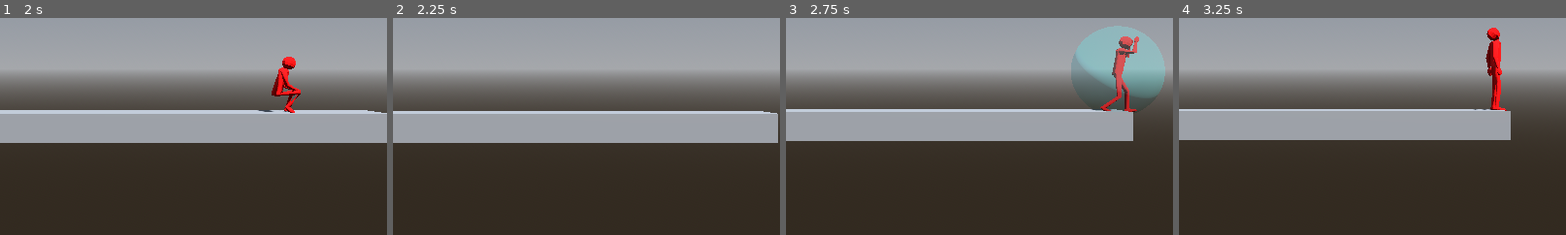
Above: before the commit, frames 1-4 (left to right).
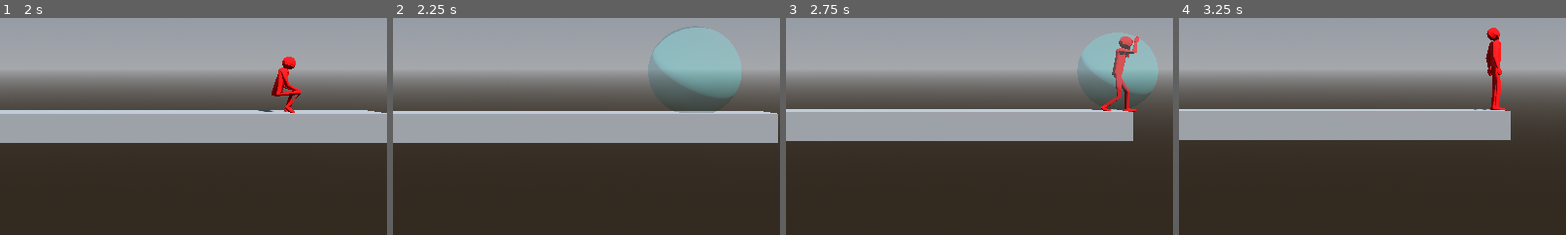
Above: after the commit, the same moments.

Repository: CocoMarck/SuperSmashTux
Game: Godot game, scene res://scenes/main.tscn
Same seed, same stepped clock (60 frames per second), same inputs: the game is played once before the commit and once after it.
Inputs:
- Up to frame 1 (2 s): hold Right (player1_move_right) 0.53-1.28 s; tap K (player1_attack) at 0.6 s; tap / (player1_jump) at 0.77, 1.52 s; hold Down (player1_move_down) from 1.28 s (still down); tap O (player1_grab) at 1.35 s
- Up to frame 2 (2.25 s): release Down (player1_move_down) at 2.03 s; hold Right (player1_move_right) from 2.03 s (still down); hold P (player1_shield) from 2.03 s (still down)
- Up to frame 3 (2.75 s): keep holding Right (player1_move_right); keep holding P (player1_shield)
- Up to frame 4 (3.25 s): release Right (player1_move_right) at 2.78 s; release P (player1_shield) at 2.78 s; hold Up (player1_move_up) from 2.78 s (still down); tap . (player1_walk) at 2.85 s; tap / (player1_jump) at 3.02 s
The pictures show only the part of the screen within x 39-89%, y 38-88%; the shares and areas given below are measured in that part.

Frame 1 is identical in both runs. In frame 2, 2.2% of the frame differs, in the area x 65-90%, y 3-44%; in frame 3, 0.6%; in frame 4, nothing differs.

Commit message:
Stun move for person.

Diff:
--- a/scripts/fighter.gd
+++ b/scripts/fighter.gd
@@ -54,7 +54,7 @@
 			"override_vertical_move": false,
 			"inmortal": false,
 
-			"hitbox_damage": 5,
+			"hitbox_damage": 10,
 			"hitbox_size": Vector3(0.5,0.5,0.5),
 			"hitbox_position": Vector3(0.8,0,0),
 			"direction": Vector3(1,0.5,0),
@@ -74,7 +74,7 @@
 			"override_vertical_move": false,
 			"inmortal": false,
 
-			"hitbox_damage": 5,
+			"hitbox_damage": 8,
 			"hitbox_size": Vector3(0.5,0.5,0.5),
 			"hitbox_position": Vector3(1.0,-1.0,0),
 			"direction": Vector3(0.25,0.75,0),
@@ -94,7 +94,7 @@
 			"override_vertical_move": false,
 			"inmortal": false,
 
-			"hitbox_damage": 5,
+			"hitbox_damage": 7,
 			"hitbox_size": Vector3(0.5,0.5,0.5),
 			"hitbox_position": Vector3(0.3,0.9,0),
 			"direction": Vector3(0.25,1.0,0),
@@ -134,7 +134,7 @@
 			"override_vertical_move": false,
 			"inmortal": false,
 
-			"hitbox_damage": 10,
+			"hitbox_damage": 6,
 			"hitbox_size": Vector3(0.5,0.5,1.0),
 			"hitbox_position": Vector3(1.0,-0.2,0),
 			"direction": Vector3(1.0,0.5,0),
@@ -154,10 +154,10 @@
 			"override_vertical_move": false,
 			"inmortal": false,
 
-			"hitbox_damage": 5,
+			"hitbox_damage": 20,
 			"hitbox_size": Vector3(0.5,0.5,0.5),
 			"hitbox_position": Vector3(0.8,0.1,0),
-			"direction": Vector3(1.25,1,0),
+			"direction": Vector3(1,1,0),
 			"hitbox_time_ratio": 0.5,
 			"hitbox_rotation": 0.0,
 			"inversed_hitbox_ratio": true
@@ -174,10 +174,10 @@
 			"override_vertical_move": false,
 			"inmortal": false,
 
-			"hitbox_damage": 10,
+			"hitbox_damage": 20,
 			"hitbox_size": Vector3(0.5,0.5,0.5),
 			"hitbox_position": Vector3(0.1,0.8,0),
-			"direction": Vector3(0.25,1.5,0),
+			"direction": Vector3(0.25,1.0,0),
 			"hitbox_time_ratio": 0.5,
 			"hitbox_rotation": 0.0,
 			"inversed_hitbox_ratio": true
@@ -194,7 +194,7 @@
 			"override_vertical_move": false,
 			"inmortal": false,
 
-			"hitbox_damage": 5,
+			"hitbox_damage": 10,
 			"hitbox_size": Vector3(0.5,0.5,2.0),
 			"hitbox_position": Vector3(0.0,-1.0,0),
 			"direction": Vector3(0.25,1,0),
@@ -236,10 +236,10 @@
 			"override_vertical_move": false,
 			"inmortal": false,
 
-			"hitbox_damage": 10,
+			"hitbox_damage": 20,
 			"hitbox_size": Vector3(0.5,0.5,0.5),
 			"hitbox_position": Vector3(0.1, -1.1, 0),
-			"direction": Vector3(1,-1.0,0),
+			"direction": Vector3(0.25,-1.0,0),
 			"hitbox_time_ratio": 0.5,
 			"hitbox_rotation": 0.0,
 			"inversed_hitbox_ratio": true
@@ -488,8 +488,12 @@
 			_roll = _left_pressed or _right_pressed
 
 func _shield_defence() -> void:
+	'''
+	Defensa de ataques locos. Anular daño.
+	'''
 	if _knockback_active:
 		_knockback_active = false
+		_stun_move_active = false
 		_ignore_last_damage()
 		_shield_time -= (GameBalance.SHIELD_DURATION*_last_damage_porcentage)
 		_shield_stun = true
@@ -565,20 +569,20 @@
 	_collect_input()
 
 	# Move
-	var gravity_signals = _vertical_force(delta, _down_pressed, _fall_acceleration_multiplier)
+	var gravity_signals = _vertical_force(
+		delta, (_down_pressed and _stun_move_active == false), _fall_acceleration_multiplier
+	)
 	var move_signals = _move(delta, gravity_signals)
 	var move_states = _get_move_states(move_signals)
-	if not _knockback_active:
-		_ledge_grab(delta, gravity_signals, move_signals)
+	if _stun_move_active or _knockback_active:
+		_release_hanging_ledge()
+		_ledge_release_count = 1.0
+	_ledge_grab(delta, gravity_signals, move_signals)
 	_set_x_not_zero_value(move_signals.direction)
 
 	# Cancelar salto por ataque heavy arriba.
 	if _is_direction_buffer() and _attack and move_signals.on_floor:
 		_target_velocity.y = 0
-
-	# Ledge grab
-	if _holding_onto_the_ledge() and _knockback_active:
-		_release_hanging_ledge()
 
 	# Fight and Defence moves
 	## No permitir grab y shield.
@@ -626,11 +630,15 @@
 	# Damage
 	if _knockback_active:
 		_damage_move(delta)
+	elif _stun_move_active:
+		_stun_move(delta, gravity_signals)
 
 	# Anular ataque, grab, y shield
-	if  _knockback_active or _holding_onto_the_ledge():
+	_allow_shield = true
+	if  _knockback_active or _stun_move_active or _holding_onto_the_ledge():
 		_current_attack = null
 		_grab_time = 0.0
+		_allow_shield = false
 		_clear_hitbox()
 
 	# Visual | Escudo
@@ -646,6 +654,8 @@
 	_reset_visual_values()
 	if _knockback_active:
 		_damage_anim(delta, gravity_signals)
+	elif _stun_move_active:
+		_stun_move_anim(delta, gravity_signals)
 	elif _holding_onto_the_ledge():
 		_ledge_grab_anim(delta)
 	elif _attacking():
@@ -658,7 +668,8 @@
 		_animation_player.play("guard")
 	else:
 		_move_anim(delta, move_states)
-	_set_pivot_direction(move_signals)
+	if not (_stun_move_active or _knockback_active):
+		_set_pivot_direction(move_signals)
 
 	# Effects
 	inmunity_effect(delta)
--- a/scripts/helpers/game_balance.gd
+++ b/scripts/helpers/game_balance.gd
@@ -23,7 +23,7 @@
 const KNOCKBACK_DURATION :float = 0.35
 
 # Person | Stun move
-const STUN_DURATION_OF_FLOOR: float = 2.0
+const STUN_DURATION_ON_FLOOR: float = 1.0
 const STUN_DAMAGE_THRESHOLD: float = 0.2 # Porcentaje minimo para habilitar stun
 const STUN_GETUP_NEUTRAL: float = 1.0
 const STUN_GETUP_FORWARD: float = 0.5
--- a/scripts/person.gd
+++ b/scripts/person.gd
@@ -68,6 +68,10 @@
 var _damage_degrees :float = 0.0
 var _last_damage :float = 0.0
 var _last_damage_porcentage :float = 0.0
+
+# Propiedades privadas | Stun move
+var _stun_move_time: float = 0.0
+var _stun_move_active: bool = false
 
 # Propiedeades privadas | Inmunidad
 var _immunity_to_damage :bool = false
@@ -182,6 +186,8 @@
 	# podria dañar a quien este parado en el spawn apenas reaparece.
 	_release_hanging_ledge()
 	_drop_through_count = 0.0
+	_knockback_active = false
+	_stun_move_active = false
 	_set_x_not_zero_value( _get_initial_facing() )
 
 # Funciones | Mover
@@ -417,6 +423,12 @@
 		_knockback_direction = direction
 		_knockback_active = true
 		_knockback_time = GameBalance.KNOCKBACK_DURATION
+		_stun_move_active = false
+		if damage >= hp*GameBalance.STUN_DAMAGE_THRESHOLD:
+			# Movimiento stun solo si se hace el porcentaje de daño indicado.
+			_stun_move_active = true
+			_stun_move_time = GameBalance.STUN_DURATION_ON_FLOOR
+			_jump_count = _max_jumps
 
 func _damage_move(delta: float) -> void:
 	_knockback_time -= delta
@@ -432,7 +444,7 @@
 		_pivot.rotation_degrees.x = 0
 
 func _damage_anim(delta: float, signals: VerticalForceSignals) -> void:
-	if signals.air_count < 0.1:
+	if signals.air_count < 0.2:
 		_damage_degrees = 0
 		_animation_player.play("hurt_ground")
 	elif signals.on_floor:
@@ -443,6 +455,34 @@
 		_damage_degrees += ((_normal_damage_power*damage_percentage)*8 )*delta
 	_pivot.rotation_degrees.x = _damage_degrees
 
+
+# Funciones | Stun move
+func _stun_move(delta: float, signals: VerticalForceSignals) -> void:
+	_allow_jump = false
+	_horizontal_move = true
+	if signals.on_floor:
+		_stun_move_time -= delta
+		_horizontal_move = false
+		if _move_left or _move_right:
+			# Animacion inmune de levantarse.
+			pass#_stun_move_active = false # Esto cancela stun
+	if _stun_move_time <= 0.0:
+		_stun_move_active = false
+		_pivot.rotation_degrees.x = 0
+
+func _stun_move_anim(delta: float, signals: VerticalForceSignals) -> void:
+	if signals.air_count < 0.2:
+		_damage_degrees = -90
+		_pivot.position.y = -1.0
+		_animation_player.play("knockdown")
+	elif signals.on_floor:
+		_damage_degrees = -90
+		_pivot.position.y = -1.0
+		_animation_player.play("knockdown")
+	else:
+		_animation_player.play("hurt_air")
+		_damage_degrees += ((_normal_damage_power*damage_percentage)*8 )*delta
+	_pivot.rotation_degrees.x = _damage_degrees
 
 # Funciones | Agarre de orillas
 func _release_hanging_ledge() -> void:
@@ -622,24 +662,29 @@
 	_collect_input()
 
 	# Move
-	var gravity_signals = _vertical_force(delta, _down_pressed, _fall_acceleration_multiplier)
+	var gravity_signals = _vertical_force(
+		delta, (_down_pressed and _stun_move_active == false), _fall_acceleration_multiplier
+	)
 	var move_signals = _move(delta, gravity_signals)
 	var move_states = _get_move_states(move_signals)
+	if _stun_move_active or _knockback_active:
+		_release_hanging_ledge()
+		_ledge_release_count = 1.0
 	_ledge_grab(delta, gravity_signals, move_signals)
 	_set_x_not_zero_value(move_signals.direction)
-
-	# Ledge grab
-	if _holding_onto_the_ledge() and _knockback_active:
-		_release_hanging_ledge()
 
 	# Damage
 	if _knockback_active:
 		_damage_move(delta)
+	elif _stun_move_active:
+		_stun_move(delta, gravity_signals)
 
 	# Anim
 	_reset_visual_values()
 	if _knockback_active:
 		_damage_anim(delta, gravity_signals)
+	elif _stun_move_active:
+		_stun_move_anim(delta, gravity_signals)
 	elif _holding_onto_the_ledge():
 		_ledge_grab_anim(delta)
 	else:
Not shown, changed: docs/changelog.md
